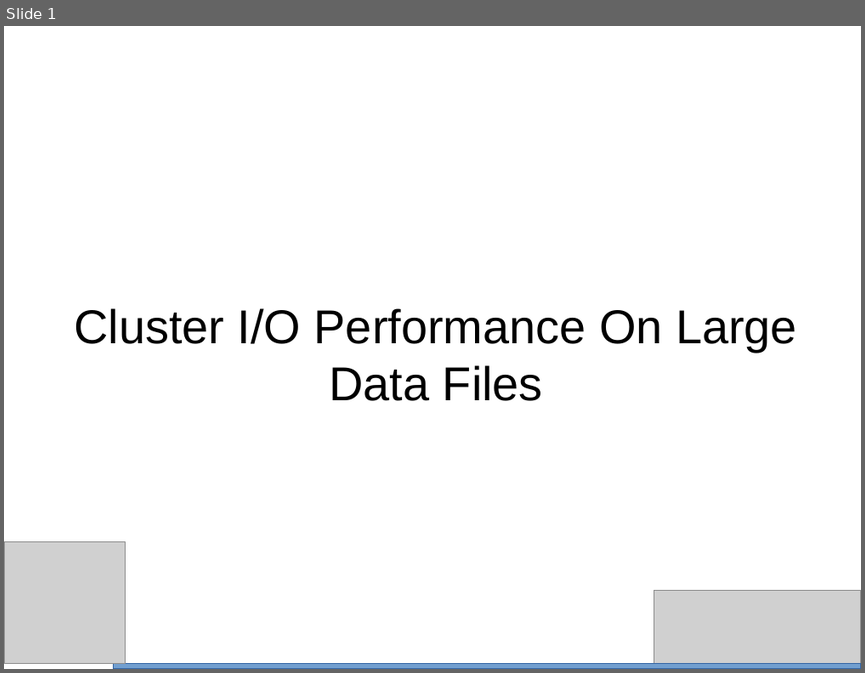
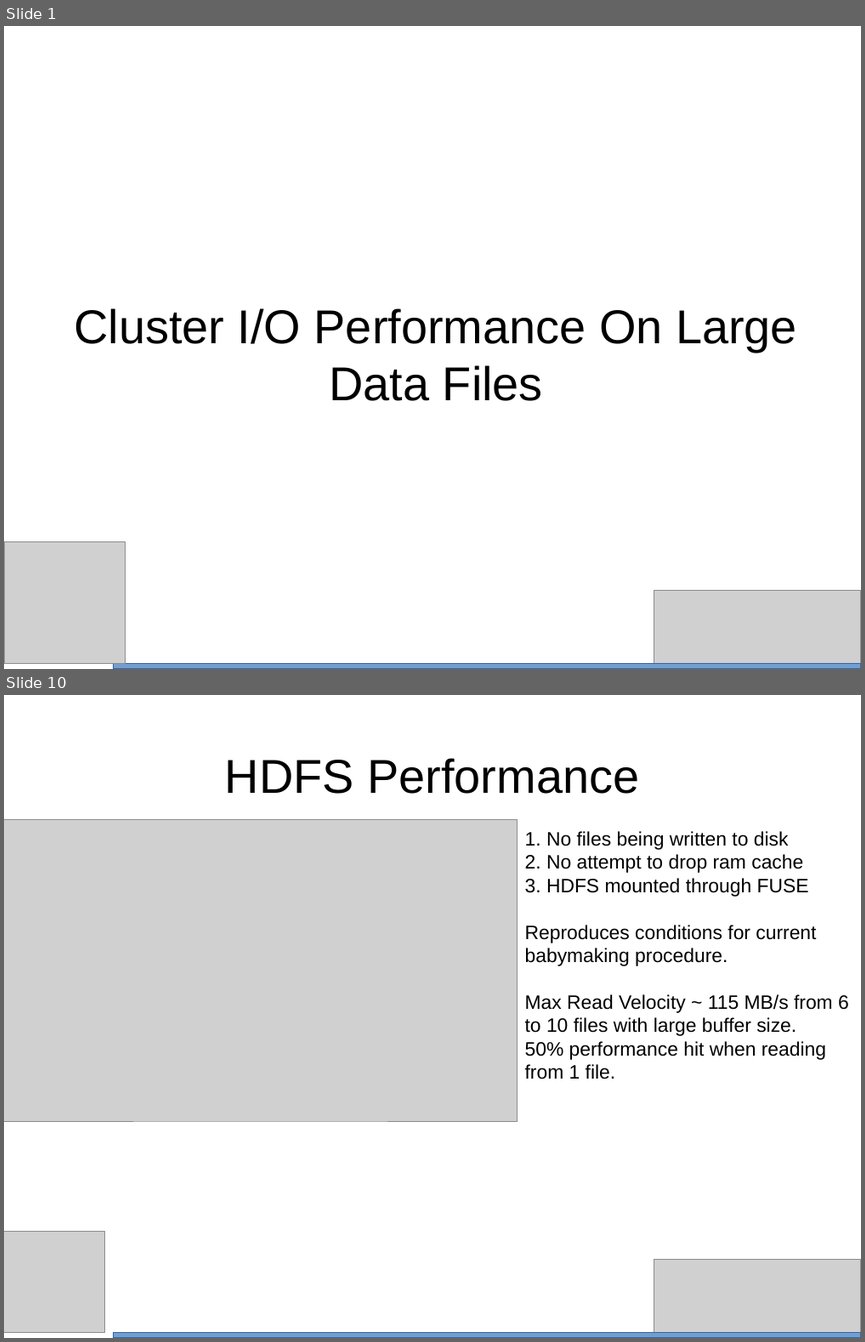
Before and after one commit to bth5032/CMS, a slide deck: Summer_2015/IOHeavyCI/Results/Powerpoint/performance.odp. Shown one above the other, each under a label of ours: slide 1 before the commit, slides 1 and 10 after it; the slides between them are not shown. The pictures are 865x673 and 865x1342 pixels, drawn with LibreOffice and Linux fonts; fonts in the diff are those of the drawing; grey boxes stand for pictures. Boxes give left, top, right and bottom in pixels: in the first picture for what was removed or moved away, otherwise in the second. Text is boxed around its words. In the diff, an @@ line names an element or a change of style, - is before the commit and + after.

Commit message:
completed draft of performance powerpoint

```diff
--- a/Summer_2015/IOHeavyCI/Results/Powerpoint/performance.odp
+++ b/Summer_2015/IOHeavyCI/Results/Powerpoint/performance.odp
@@ slide 10 added at <box>4,695,861,1338</box>, background #FFFFFF @@
@@ title added at <box>225,758,639,794</box>, 44 pt, text #000000 @@
+HDFS Performance
@@ picture added at <box>4,819,517,1121</box> @@
@@ text added at <box>525,831,849,1079</box>, 18 pt, text #000000 @@
+1. No files being written to disk
+2. No attempt to drop ram cache
+3. HDFS mounted through FUSE
+Reproduces conditions for current babymaking procedure.
+Max Read Velocity ~ 115 MB/s from 6 to 10 files with large buffer size.
+50% performance hit when reading from 1 file.
@@ picture added at <box>4,1231,105,1333</box> @@
@@ picture added at <box>653,1259,861,1338</box> @@
@@ rectangle added at <box>113,1333,861,1338</box>, fill #729FCF, outline #3465A4 0 pt @@
```
Also in this commit, not shown: 1 slide changed, 9 other slides added, 1 other file.
